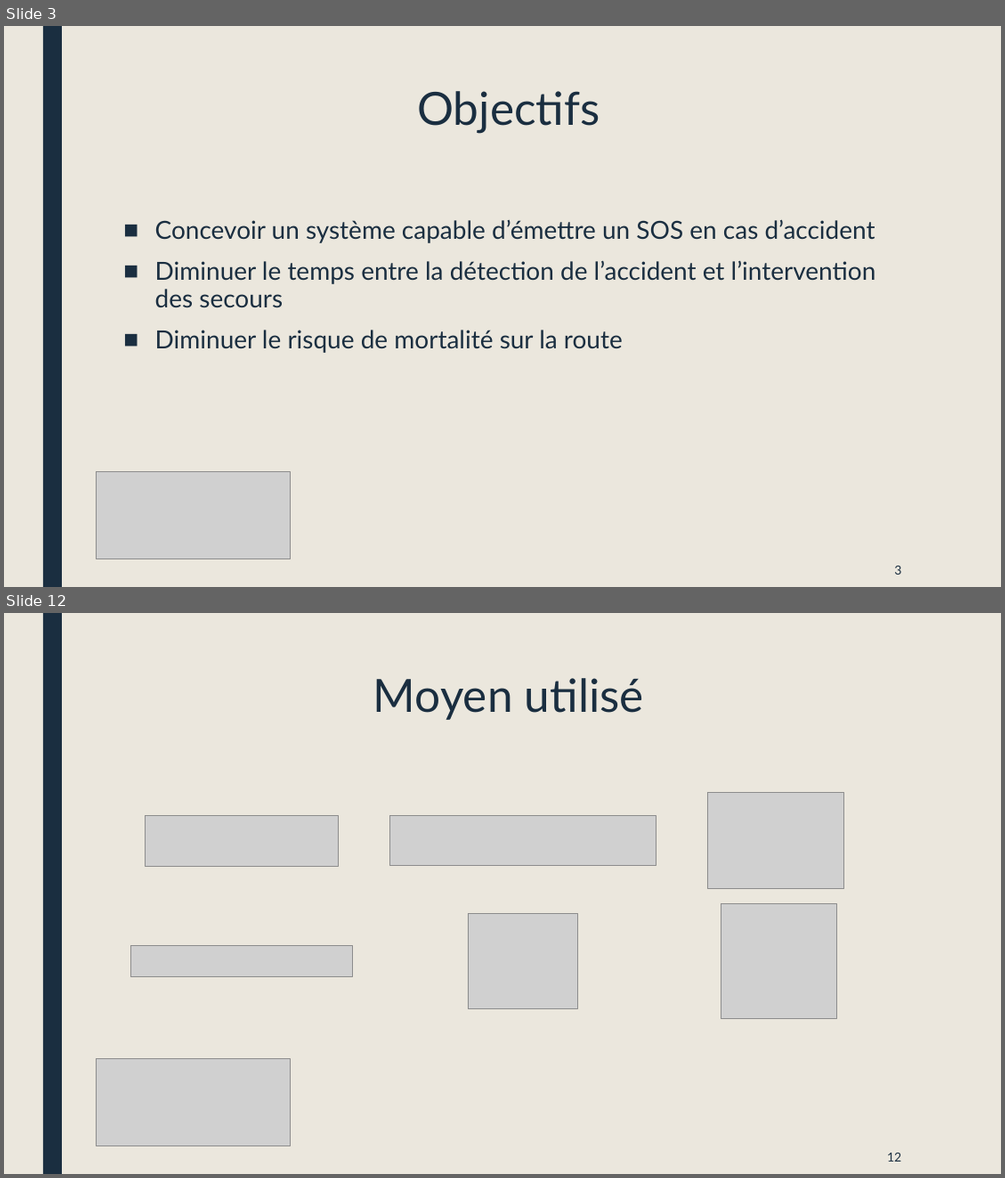
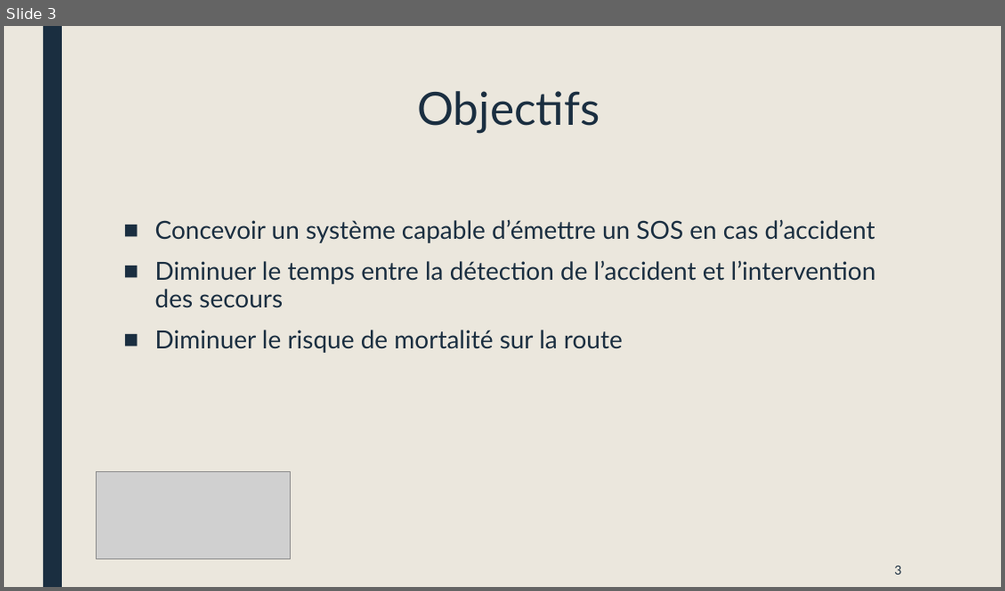
Before and after one commit to JombartOlivier/Isenprotect, a slide deck: Présentation/Présentation 27_02_2018.pptx. Shown one above the other, each under a label of ours: slides 3 and 12 before the commit, slide 3 after it; the slides between them are not shown. The pictures are 1005x1178 and 1005x591 pixels, drawn with LibreOffice and Linux fonts; fonts in the diff are those of the drawing; grey boxes stand for pictures. Boxes give left, top, right and bottom in pixels: in the first picture for what was removed or moved away, otherwise in the second. Text is boxed around its words. In the diff, an @@ line names an element or a change of style, - is before the commit and + after.

```diff
--- a/Présentation/Présentation 27_02_2018.pptx
+++ b/Présentation/Présentation 27_02_2018.pptx
@@ slide 12 removed at [4,613,1001,1174], background #EBE7DD; not listed: 1 template element that a slide beside it also shows @@
@@ title removed at [373,678,644,720] @@
-Moyen utilisé
@@ picture removed at [707,792,844,888] @@
@@ picture removed at [146,816,339,867] @@
@@ picture removed at [389,816,655,865] @@
@@ picture removed at [721,903,837,1019] @@
@@ picture removed at [468,913,577,1008] @@
@@ picture removed at [130,946,353,977] @@
@@ picture removed at [96,1059,291,1145] @@
@@ page number removed at [887,1152,901,1161] @@
-12
```
Also in this commit, not shown: 7 slides changed, 2 slides added, 2 other slides removed, 1 other file.
